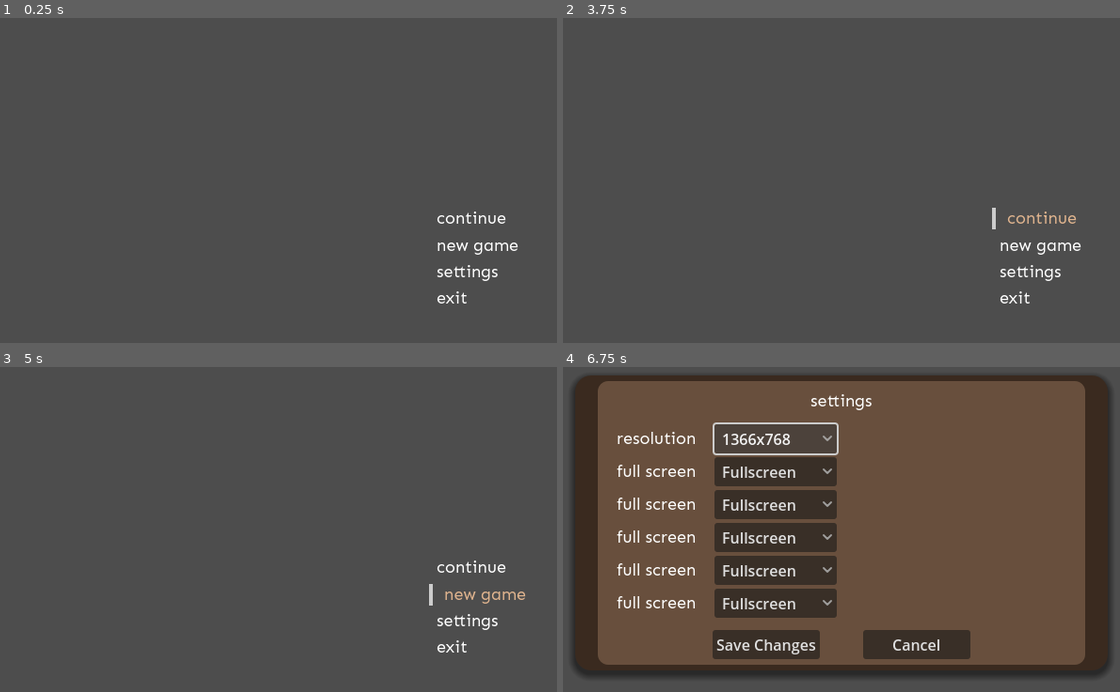
Above: before the commit, frames 1-4 (two rows, left to right).
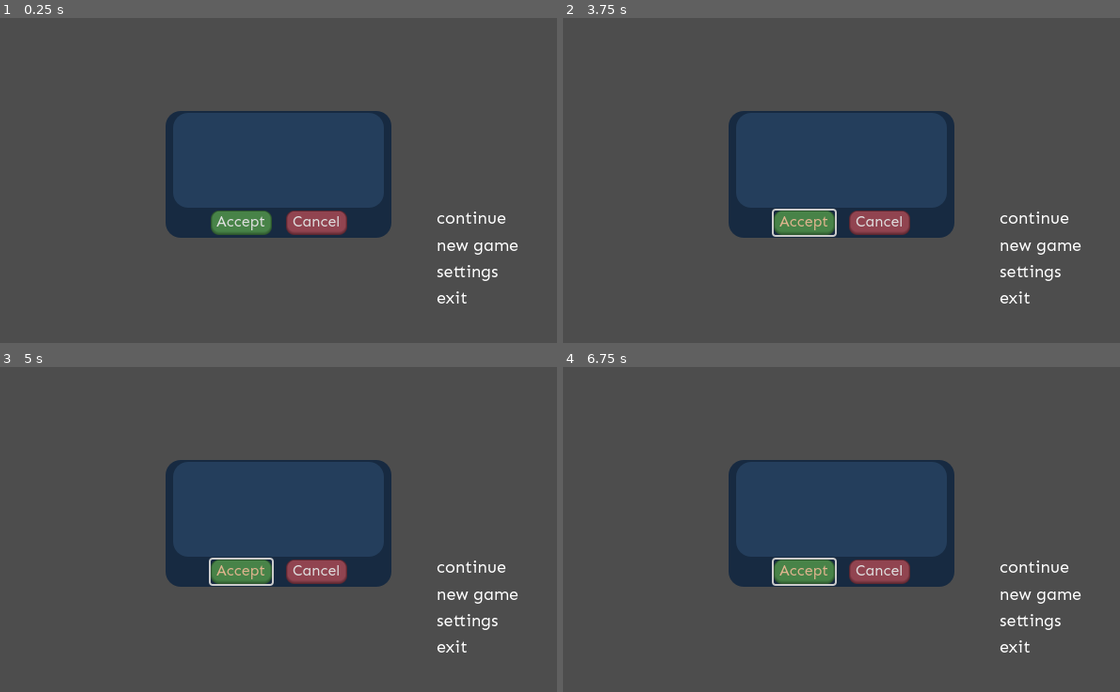
Above: after the commit, the same moments.

Repository: Jon-Alc/Settings-Demo
Game: Godot game, scene res://nodes/scenes/startup.tscn
Same seed, same stepped clock (60 frames per second), same inputs: the game is played once before the commit and once after it.
Inputs (mouse positions are in pixels of both pictures, inside the frame that each line leads up to):
- Up to frame 1 (0.25 s): no input
- Up to frame 2 (3.75 s): click (880, 222) at 0.5 s, where only the run after the commit has a clickable "Cancel"; click (802, 222) at 1.25 s, where only the run after the commit has a clickable "Accept"; click (802, 222) at 2 s, where only the run after the commit has a clickable "Accept"; click (802, 222) at 2.75 s, where only the run after the commit has a clickable "Accept"; tap Enter at 3.5 s; move the mouse to (1030, 219) at 3.52 s; press the mouse at (1030, 219) at 3.53 s
- Up to frame 3 (5 s): tap Space at 4.25 s; move the mouse to (473, 594) at 4.27 s; release the mouse at (473, 594) at 4.28 s; click (473, 594) at 4.35 s
- Up to frame 4 (6.75 s): tap Enter at 5 s; move the mouse to (1025, 620) at 5.02 s; press the mouse at (1025, 620) at 5.03 s; release the mouse at (1025, 620) at 5.75 s; click (774, 438) at 5.75 s, where only the run before the commit has a clickable "1366x768"; click (774, 438) at 6.5 s, where only the run before the commit has a clickable "1366x768"

The runs differ from the first frame. In frame 1, 16% of the frame differs, in the area x 29-71%, y 28-68%; in frame 2, 16%; in frame 3, 16%; in frame 4, 88%, in the area x 1-99%, y 2-96%.

Commit message:
Resolution changes screen size; DisplayPrompt component added, keep resolution window feature in progress

Diff:
--- /dev/null
+++ b/nodes/components/display_prompt.tscn
@@ -0,0 +1,77 @@
+[gd_scene load_steps=5 format=3 uid="uid://bhgjtpy8e5g5f"]
+
+[ext_resource type="Theme" uid="uid://dhrd85spnh15m" path="res://ui/themes/display_prompt/display_prompt_outer.tres" id="1_bc887"]
+[ext_resource type="Theme" uid="uid://ystgfb3djo54" path="res://ui/themes/display_prompt/display_prompt_inner.tres" id="1_ggd58"]
+[ext_resource type="Theme" uid="uid://dwnkenuo17h4d" path="res://ui/themes/display_prompt/accept_button/accept_button.tres" id="3_1g7g0"]
+[ext_resource type="Theme" uid="uid://cmq43yn0uvmha" path="res://ui/themes/display_prompt/cancel_button/cancel_button.tres" id="4_i35js"]
+
+[node name="DisplayPrompt" type="Control"]
+layout_mode = 3
+anchors_preset = 15
+anchor_right = 1.0
+anchor_bottom = 1.0
+grow_horizontal = 2
+grow_vertical = 2
+
+[node name="OuterPanel" type="Panel" parent="."]
+layout_mode = 1
+anchors_preset = 8
+anchor_left = 0.5
+anchor_top = 0.5
+anchor_right = 0.5
+anchor_bottom = 0.5
+offset_left = -120.0
+offset_top = -67.5
+offset_right = 120.0
+offset_bottom = 67.5
+grow_horizontal = 2
+grow_vertical = 2
+theme = ExtResource("1_bc887")
+
+[node name="InnerPanel" type="Panel" parent="OuterPanel"]
+layout_mode = 1
+anchors_preset = 5
+anchor_left = 0.5
+anchor_right = 0.5
+offset_left = -112.0
+offset_top = 2.0
+offset_right = 112.0
+offset_bottom = 103.0
+grow_horizontal = 2
+theme = ExtResource("1_ggd58")
+
+[node name="AcceptButton" type="Button" parent="OuterPanel"]
+custom_minimum_size = Vector2(65, 26)
+layout_mode = 1
+anchors_preset = 7
+anchor_left = 0.5
+anchor_top = 1.0
+anchor_right = 0.5
+anchor_bottom = 1.0
+offset_left = -72.5
+offset_top = -29.0
+offset_right = -7.5
+offset_bottom = -3.0
+grow_horizontal = 2
+grow_vertical = 0
+theme = ExtResource("3_1g7g0")
+theme_override_font_sizes/font_size = 16
+text = "Accept"
+
+[node name="CancelButton" type="Button" parent="OuterPanel"]
+custom_minimum_size = Vector2(65, 26)
+layout_mode = 1
+anchors_preset = 7
+anchor_left = 0.5
+anchor_top = 1.0
+anchor_right = 0.5
+anchor_bottom = 1.0
+offset_left = 7.5
+offset_top = -29.0
+offset_right = 72.5
+offset_bottom = -3.0
+grow_horizontal = 2
+grow_vertical = 0
+theme = ExtResource("4_i35js")
+theme_override_font_sizes/font_size = 16
+text = "Cancel"
--- a/nodes/components/main_menu.tscn
+++ b/nodes/components/main_menu.tscn
@@ -1,6 +1,6 @@
 [gd_scene load_steps=3 format=3 uid="uid://whhj017wq32w"]
 
-[ext_resource type="Theme" uid="uid://ckyum57p5fedg" path="res://ui/themes/main_menu_option.tres" id="2_xm7gm"]
+[ext_resource type="Theme" uid="uid://ckyum57p5fedg" path="res://ui/themes/main_menu/main_menu_option.tres" id="2_xm7gm"]
 [ext_resource type="PackedScene" uid="uid://wkqpmhh3p3i0" path="res://nodes/components/main_menu_label.tscn" id="3_mdgqf"]
 
 [node name="MainMenu" type="Control"]
--- a/nodes/components/main_menu_label.tscn
+++ b/nodes/components/main_menu_label.tscn
@@ -1,8 +1,8 @@
 [gd_scene load_steps=4 format=3 uid="uid://wkqpmhh3p3i0"]
 
-[ext_resource type="Theme" uid="uid://ckyum57p5fedg" path="res://ui/themes/main_menu_option.tres" id="1_1yc21"]
+[ext_resource type="Theme" uid="uid://ckyum57p5fedg" path="res://ui/themes/main_menu/main_menu_option.tres" id="1_1yc21"]
 [ext_resource type="Script" uid="uid://blr7x7v0iplf8" path="res://scripts/components/main_menu_label.gd" id="2_lun5g"]
-[ext_resource type="Theme" uid="uid://078ehdrguc22" path="res://ui/themes/main_menu_option_selected.tres" id="3_2nxii"]
+[ext_resource type="Theme" uid="uid://078ehdrguc22" path="res://ui/themes/main_menu/main_menu_option_selected.tres" id="3_2nxii"]
 
 [node name="MainMenuLabel" type="Label"]
 offset_right = 40.0
--- a/nodes/components/settings.tscn
+++ b/nodes/components/settings.tscn
@@ -1,8 +1,10 @@
-[gd_scene load_steps=4 format=3 uid="uid://gps0q53nkf22"]
-
-[ext_resource type="Theme" uid="uid://n7wrhx8vdlqp" path="res://ui/themes/settings.tres" id="1_kynh7"]
+[gd_scene load_steps=6 format=3 uid="uid://gps0q53nkf22"]
+
+[ext_resource type="Theme" uid="uid://n7wrhx8vdlqp" path="res://ui/themes/settings/settings.tres" id="1_kynh7"]
 [ext_resource type="Script" uid="uid://b4gffn507f1ou" path="res://scripts/components/settings.gd" id="1_x5tc2"]
 [ext_resource type="Theme" uid="uid://bsdwm2mbwpfuu" path="res://ui/themes/default_font.tres" id="2_kynh7"]
+[ext_resource type="Theme" uid="uid://dwnkenuo17h4d" path="res://ui/themes/display_prompt/accept_button/accept_button.tres" id="4_mdq1c"]
+[ext_resource type="Theme" uid="uid://cmq43yn0uvmha" path="res://ui/themes/display_prompt/cancel_button/cancel_button.tres" id="5_3husx"]
 
 [node name="Settings" type="Control"]
 layout_mode = 3
@@ -286,6 +288,8 @@
 offset_bottom = -12.0
 grow_horizontal = 2
 grow_vertical = 0
+theme = ExtResource("4_mdq1c")
+theme_override_font_sizes/font_size = 0
 text = "Save Changes"
 
 [node name="CancelButton" type="Button" parent="OptionsContainer"]
@@ -302,7 +306,10 @@
 offset_bottom = -12.0
 grow_horizontal = 2
 grow_vertical = 0
+theme = ExtResource("5_3husx")
+theme_override_font_sizes/font_size = 16
 text = "Cancel"
 
+[connection signal="item_selected" from="OptionsContainer/GridContainer/Item1/HBoxContainer/OptionButton" to="." method="_on_option_button_item_selected"]
 [connection signal="pressed" from="OptionsContainer/SaveChangesButton" to="." method="_on_save_changes_button_pressed"]
 [connection signal="pressed" from="OptionsContainer/CancelButton" to="." method="_on_cancel_button_pressed"]
--- a/nodes/scenes/startup.tscn
+++ b/nodes/scenes/startup.tscn
@@ -1,8 +1,9 @@
-[gd_scene load_steps=4 format=3 uid="uid://bmnxvhsl0cdoo"]
+[gd_scene load_steps=5 format=3 uid="uid://bmnxvhsl0cdoo"]
 
 [ext_resource type="Script" uid="uid://crfl23673fd1c" path="res://scripts/scenes/startup.gd" id="1_dsb71"]
 [ext_resource type="PackedScene" uid="uid://whhj017wq32w" path="res://nodes/components/main_menu.tscn" id="1_qa1fs"]
 [ext_resource type="PackedScene" uid="uid://gps0q53nkf22" path="res://nodes/components/settings.tscn" id="2_wwocq"]
+[ext_resource type="PackedScene" uid="uid://bhgjtpy8e5g5f" path="res://nodes/components/display_prompt.tscn" id="4_5l68w"]
 
 [node name="Startup" type="Node2D"]
 script = ExtResource("1_dsb71")
@@ -21,3 +22,6 @@
 unique_name_in_owner = true
 visible = false
 layout_mode = 1
+
+[node name="DisplayPrompt" parent="Control" instance=ExtResource("4_5l68w")]
+layout_mode = 1
--- a/scripts/components/settings.gd
+++ b/scripts/components/settings.gd
@@ -1,6 +1,19 @@
 extends Control
 
 @onready var settings: Control = $"."
+
+
+func _on_option_button_item_selected(index: int) -> void:
+	match index:
+		0: DisplayServer.window_set_size(Vector2i(3840, 2160))
+		1: DisplayServer.window_set_size(Vector2i(2560, 1600))
+		2: DisplayServer.window_set_size(Vector2i(2560, 1440))
+		3: DisplayServer.window_set_size(Vector2i(1920, 1200))
+		4: DisplayServer.window_set_size(Vector2i(1920, 1080))
+		5: DisplayServer.window_set_size(Vector2i(1600, 900))
+		6: DisplayServer.window_set_size(Vector2i(1366, 768))
+		7: DisplayServer.window_set_size(Vector2i(800, 600))
+		8: DisplayServer.window_set_size(Vector2i(640, 480))
 
 
 func _on_save_changes_button_pressed() -> void:
--- a/scripts/scenes/startup.gd
+++ b/scripts/scenes/startup.gd
@@ -1,5 +1,6 @@
 extends Node
 
+var options_data_path : String = ""
 @onready var main_menu: Control = %MainMenu
 @onready var settings: Control = %Settings
 
--- /dev/null
+++ b/ui/themes/display_prompt/accept_button/accept_button.tres
@@ -0,0 +1,16 @@
+[gd_resource type="Theme" load_steps=5 format=3 uid="uid://dwnkenuo17h4d"]
+
+[ext_resource type="StyleBox" uid="uid://cibgvp4ybh08v" path="res://ui/themes/display_prompt/accept_button/accept_button_hover.tres" id="1_ge2g1"]
+[ext_resource type="StyleBox" uid="uid://cjmkvavqnj4g1" path="res://ui/themes/display_prompt/accept_button/accept_button_normal.tres" id="2_ywno1"]
+[ext_resource type="FontFile" uid="uid://do1ejrjbf4a6j" path="res://assets/fonts/Sen-VariableFont_wght.ttf" id="3_c5ebt"]
+[ext_resource type="StyleBox" uid="uid://ye4d85lqbg0y" path="res://ui/themes/display_prompt/accept_button/accept_button_pressed.tres" id="3_ywno1"]
+
+[resource]
+default_font = ExtResource("3_c5ebt")
+Button/colors/font_focus_color = Color(0.87451, 0.705882, 0.556863, 1)
+Button/colors/font_hover_color = Color(0.87451, 0.705882, 0.556863, 1)
+Button/colors/font_pressed_color = Color(0.87451, 0.705882, 0.556863, 1)
+Button/fonts/font = ExtResource("3_c5ebt")
+Button/styles/hover = ExtResource("1_ge2g1")
+Button/styles/normal = ExtResource("2_ywno1")
+Button/styles/pressed = ExtResource("3_ywno1")
--- /dev/null
+++ b/ui/themes/display_prompt/accept_button/accept_button_hover.tres
@@ -0,0 +1,14 @@
+[gd_resource type="StyleBoxFlat" format=3 uid="uid://cibgvp4ybh08v"]
+
+[resource]
+bg_color = Color(0.337661, 0.602694, 0.336683, 1)
+border_width_left = 2
+border_width_top = 1
+border_width_right = 2
+border_width_bottom = 4
+border_color = Color(0.180668, 0.344889, 0.180797, 1)
+border_blend = true
+corner_radius_top_left = 8
+corner_radius_top_right = 8
+corner_radius_bottom_right = 8
+corner_radius_bottom_left = 8
--- /dev/null
+++ b/ui/themes/display_prompt/accept_button/accept_button_normal.tres
@@ -0,0 +1,14 @@
+[gd_resource type="StyleBoxFlat" format=3 uid="uid://cjmkvavqnj4g1"]
+
+[resource]
+bg_color = Color(0.283014, 0.51488, 0.28234, 1)
+border_width_left = 2
+border_width_top = 1
+border_width_right = 2
+border_width_bottom = 4
+border_color = Color(0.180668, 0.344889, 0.180797, 1)
+border_blend = true
+corner_radius_top_left = 8
+corner_radius_top_right = 8
+corner_radius_bottom_right = 8
+corner_radius_bottom_left = 8
--- /dev/null
+++ b/ui/themes/display_prompt/accept_button/accept_button_pressed.tres
@@ -0,0 +1,14 @@
+[gd_resource type="StyleBoxFlat" format=3 uid="uid://ye4d85lqbg0y"]
+
+[resource]
+bg_color = Color(0.168386, 0.324231, 0.168061, 1)
+border_width_left = 2
+border_width_top = 1
+border_width_right = 2
+border_width_bottom = 2
+border_color = Color(0.110445, 0.226312, 0.110565, 1)
+border_blend = true
+corner_radius_top_left = 8
+corner_radius_top_right = 8
+corner_radius_bottom_right = 8
+corner_radius_bottom_left = 8
--- /dev/null
+++ b/ui/themes/display_prompt/cancel_button/cancel_button.tres
@@ -0,0 +1,15 @@
+[gd_resource type="Theme" load_steps=5 format=3 uid="uid://cmq43yn0uvmha"]
+
+[ext_resource type="StyleBox" uid="uid://wk5st6jgtjfm" path="res://ui/themes/display_prompt/cancel_button/cancel_button_hover.tres" id="1_hlv38"]
+[ext_resource type="StyleBox" uid="uid://b8sijexu5m583" path="res://ui/themes/display_prompt/cancel_button/cancel_button_normal.tres" id="2_1ofxi"]
+[ext_resource type="StyleBox" uid="uid://cjr7hgrkfa7nr" path="res://ui/themes/display_prompt/cancel_button/cancel_button_pressed.tres" id="3_fwm87"]
+[ext_resource type="FontFile" uid="uid://do1ejrjbf4a6j" path="res://assets/fonts/Sen-VariableFont_wght.ttf" id="4_3jupk"]
+
+[resource]
+default_font = ExtResource("4_3jupk")
+Button/colors/font_focus_color = Color(0.87451, 0.705882, 0.556863, 1)
+Button/colors/font_hover_color = Color(0.87451, 0.705882, 0.556863, 1)
+Button/colors/font_pressed_color = Color(0.87451, 0.705882, 0.556863, 1)
+Button/styles/hover = ExtResource("1_hlv38")
+Button/styles/normal = ExtResource("2_1ofxi")
+Button/styles/pressed = ExtResource("3_fwm87")
--- /dev/null
+++ b/ui/themes/display_prompt/cancel_button/cancel_button_hover.tres
@@ -0,0 +1,14 @@
+[gd_resource type="StyleBoxFlat" format=3 uid="uid://wk5st6jgtjfm"]
+
+[resource]
+bg_color = Color(0.672251, 0.326497, 0.382547, 1)
+border_width_left = 2
+border_width_top = 1
+border_width_right = 2
+border_width_bottom = 4
+border_color = Color(0.503061, 0.236169, 0.287906, 1)
+border_blend = true
+corner_radius_top_left = 8
+corner_radius_top_right = 8
+corner_radius_bottom_right = 8
+corner_radius_bottom_left = 8
--- /dev/null
+++ b/ui/themes/display_prompt/cancel_button/cancel_button_normal.tres
@@ -0,0 +1,14 @@
+[gd_resource type="StyleBoxFlat" format=3 uid="uid://b8sijexu5m583"]
+
+[resource]
+bg_color = Color(0.567051, 0.264668, 0.313725, 1)
+border_width_left = 2
+border_width_top = 1
+border_width_right = 2
+border_width_bottom = 4
+border_color = Color(0.368584, 0.15577, 0.192032, 1)
+border_blend = true
+corner_radius_top_left = 8
+corner_radius_top_right = 8
+corner_radius_bottom_right = 8
+corner_radius_bottom_left = 8
--- /dev/null
+++ b/ui/themes/display_prompt/cancel_button/cancel_button_pressed.tres
@@ -0,0 +1,14 @@
+[gd_resource type="StyleBoxFlat" format=3 uid="uid://cjr7hgrkfa7nr"]
+
+[resource]
+bg_color = Color(0.410612, 0.177394, 0.21702, 1)
+border_width_left = 2
+border_width_top = 1
+border_width_right = 2
+border_width_bottom = 2
+border_color = Color(0.239147, 0.113409, 0.1512, 1)
+border_blend = true
+corner_radius_top_left = 8
+corner_radius_top_right = 8
+corner_radius_bottom_right = 8
+corner_radius_bottom_left = 8
--- /dev/null
+++ b/ui/themes/display_prompt/display_prompt_inner.tres
@@ -0,0 +1,11 @@
+[gd_resource type="Theme" load_steps=2 format=3 uid="uid://ystgfb3djo54"]
+
+[sub_resource type="StyleBoxFlat" id="StyleBoxFlat_254g6"]
+bg_color = Color(0.140252, 0.24416, 0.36091, 1)
+corner_radius_top_left = 16
+corner_radius_top_right = 16
+corner_radius_bottom_right = 16
+corner_radius_bottom_left = 16
+
+[resource]
+Panel/styles/panel = SubResource("StyleBoxFlat_254g6")
--- /dev/null
+++ b/ui/themes/display_prompt/display_prompt_outer.tres
@@ -0,0 +1,11 @@
+[gd_resource type="Theme" load_steps=2 format=3 uid="uid://dhrd85spnh15m"]
+
+[sub_resource type="StyleBoxFlat" id="StyleBoxFlat_254g6"]
+bg_color = Color(0.0901961, 0.164706, 0.254902, 1)
+corner_radius_top_left = 16
+corner_radius_top_right = 16
+corner_radius_bottom_right = 16
+corner_radius_bottom_left = 16
+
+[resource]
+Panel/styles/panel = SubResource("StyleBoxFlat_254g6")
Not shown, added: export_presets.cfg
Renamed: ui/themes/main_menu_option.tres -> ui/themes/main_menu/main_menu_option.tres
Not shown: 2 places in ui/themes/main_menu/main_menu_option_selected.tres that only renumber resources
Renamed: ui/themes/settings.tres -> ui/themes/settings/settings.tres
